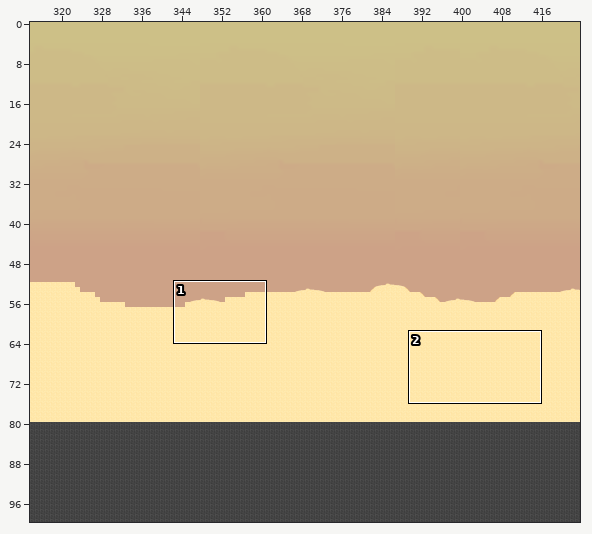
Two versions of a level (Tiled map (JSON), 2026_ID_Floioide/data/maps/map.tmj). Above, an overview of the earlier version with the close-up marked.
Close-up. Before the edit:
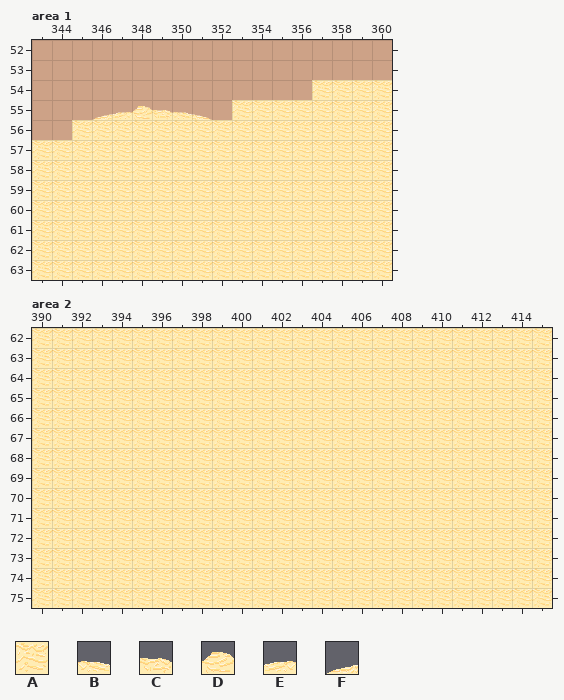
Cells are 32x32 px. Shown: area 1 x 343..360, y 52..63; area 2 x 390..415, y 62..75. The commit also changed other parts of the map, which this record leaves out.
Key: from "tile": A 760, B 764, C 765, D 766, E 954, F 957.
_ is an empty cell, # one hidden under a higher layer.
Layers that did not change in this view are not listed.
Layer "front" before, area 1, first column x 343:
52 ________
53 ________
54 ________
55 ___FEDCB
56 __AAAAAA
57 AAAAAAAA
58 AAAAAAAA
59 AAAAAAAA
60 AAAAAAAA
61 AAAAAAAA
62 AAAAAAAA
63 AAAAAAAA
Layer "front" before, area 2, first column x 390:
62 AAAAAAAAAAAAAAAAAAAAAAAAAA
63 AAAAAAAAAAAAAAAAAAAAAAAAAA
64 AAAAAAAAAAAAAAAAAAAAAAAAAA
65 AAAAAAAAAAAAAAAAAAAAAAAAAA
66 AAAAAAAAAAAAAAAAAAAAAAAAAA
67 AAAAAAAAAAAAAAAAAAAAAAAAAA
68 AAAAAAAAAAAAAAAAAAAAAAAAAA
69 AAAAAAAAAAAAAAAAAAAAAAAAAA
70 AAAAAAAAAAAAAAAAAAAAAAAAAA
71 AAAAAAAAAAAAAAAAAAAAAAAAAA
72 AAAAAAAAAAAAAAAAAAAAAAAAAA
73 AAAAAAAAAAAAAAAAAAAAAAAAAA
74 AAAAAAAAAAAAAAAAAAAAAAAAAA
75 AAAAAAAAAAAAAAAAAAAAAAAAAA
And afterwards:
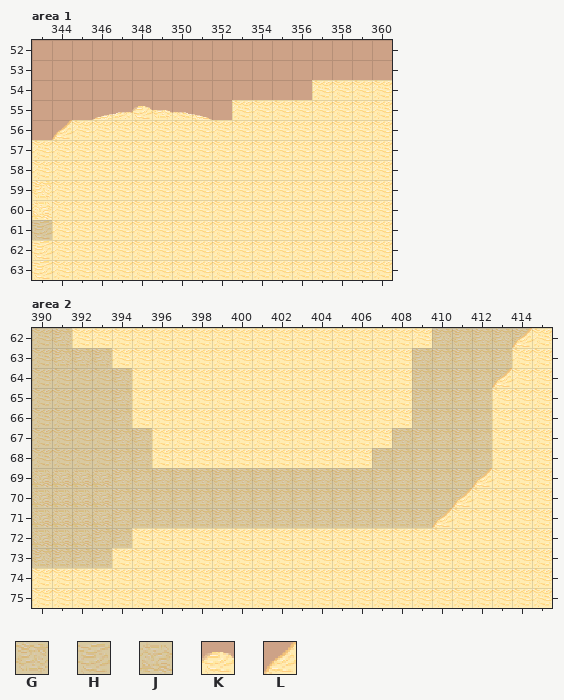
Further tiles: from "tile": G 761, H 762, J 951, K 956, L 1337.
See-through tiles are keyed as they look on the map.
The edit:
{"where": "layer \"back-ground\", area 1"}
{"y":61,"x":343,"old":"#","new":"H"}
{"where": "layer \"hit-box\", area 1"}
{"y":55,"x":348,"old":"_","new":"K"}
{"y":56,"x":344,"old":"_","new":"L"}
{"y":61,"x":343,"old":"#","new":"_"}
{"where": "layer \"front\", area 1"}
{"y":56,"x":344,"old":"_","new":"L"}
{"y":59,"x":343,"old":"A","new":"G"}
{"y":60,"x":343,"old":"A","new":"J"}
{"y":61,"x":343,"old":"A","new":"_"}
{"y":62,"x":343,"old":"A","new":"H"}
{"y":63,"x":343,"old":"A","new":"H"}
{"where": "layer \"back-ground\", area 2"}
{"y":62,"x":390,"old":"##","new":"AG"}
{"y":62,"x":410,"old":"#####","new":"GGGGG"}
{"y":63,"x":390,"old":"####","new":"AGGG"}
{"y":63,"x":409,"old":"#####","new":"GGGGG"}
{"y":64,"x":390,"old":"#####","new":"AAAAG"}
{"y":64,"x":409,"old":"#####","new":"GGGGG"}
{"y":65,"x":390,"old":"#####","new":"AAAAG"}
{"y":65,"x":409,"old":"####","new":"GGGG"}
{"y":66,"x":390,"old":"#####","new":"AAAAG"}
{"y":66,"x":409,"old":"####","new":"GGGG"}
{"y":67,"x":390,"old":"######","new":"AAAAGG"}
{"y":67,"x":408,"old":"#####","new":"GGGGG"}
{"y":68,"x":390,"old":"######","new":"AAAAGG"}
{"y":68,"x":407,"old":"######","new":"GGGGGG"}
{"y":69,"x":390,"old":"_______________________","new":"JJJJGGGGGGGGGGGGGGGGGGG"}
{"y":70,"x":390,"old":"______________________","new":"JJJJGGGGGGGGGGGGGGGGGG"}
{"y":71,"x":390,"old":"_____________________","new":"JJJJGGGGGGGGGGGGGGGGG"}
{"y":72,"x":390,"old":"_____","new":"JJJGG"}
{"y":73,"x":390,"old":"____","new":"GGGG"}
{"where": "layer \"hit-box\", area 2"}
{"y":62,"x":390,"old":"##","new":"__"}
{"y":62,"x":410,"old":"#####","new":"____L"}
{"y":63,"x":390,"old":"####","new":"____"}
{"y":63,"x":409,"old":"#####","new":"_____"}
{"y":64,"x":390,"old":"#####","new":"_____"}
{"y":64,"x":409,"old":"#####","new":"____L"}
{"y":65,"x":390,"old":"#####","new":"_____"}
{"y":65,"x":409,"old":"####","new":"____"}
{"y":66,"x":390,"old":"#####","new":"_____"}
{"y":66,"x":409,"old":"####","new":"____"}
{"y":67,"x":390,"old":"######","new":"______"}
{"y":67,"x":408,"old":"#####","new":"_____"}
{"y":68,"x":390,"old":"######","new":"______"}
{"y":68,"x":407,"old":"######","new":"______"}
{"y":69,"x":390,"old":"#######################","new":"______________________L"}
{"y":70,"x":390,"old":"######################","new":"_____________________L"}
{"y":71,"x":390,"old":"#####################","new":"____________________L"}
{"y":72,"x":390,"old":"#####","new":"_____"}
{"y":73,"x":390,"old":"####","new":"____"}
{"where": "layer \"front\", area 2"}
{"y":62,"x":390,"old":"AA","new":"__"}
{"y":62,"x":410,"old":"AAAAA","new":"____L"}
{"y":63,"x":390,"old":"AAAA","new":"____"}
{"y":63,"x":409,"old":"AAAAA","new":"_____"}
{"y":64,"x":390,"old":"AAAAA","new":"_____"}
{"y":64,"x":409,"old":"AAAAA","new":"____L"}
{"y":65,"x":390,"old":"AAAAA","new":"_____"}
{"y":65,"x":409,"old":"AAAA","new":"____"}
{"y":66,"x":390,"old":"AAAAA","new":"_____"}
{"y":66,"x":409,"old":"AAAA","new":"____"}
{"y":67,"x":390,"old":"AAAAAA","new":"______"}
{"y":67,"x":408,"old":"AAAAA","new":"_____"}
{"y":68,"x":390,"old":"AAAAAA","new":"______"}
{"y":68,"x":407,"old":"AAAAAA","new":"______"}
{"y":69,"x":390,"old":"AAAAAAAAAAAAAAAAAAAAAAA","new":"______________________L"}
{"y":70,"x":390,"old":"AAAAAAAAAAAAAAAAAAAAAA","new":"_____________________L"}
{"y":71,"x":390,"old":"AAAAAAAAAAAAAAAAAAAAA","new":"____________________L"}
{"y":72,"x":390,"old":"AAAAA","new":"_____"}
{"y":73,"x":390,"old":"AAAA","new":"____"}
{"label":"added","picture_box":[132,106,146,112]}
{"label":"added","picture_box":[52,120,72,140]}
{"label":"changed","picture_box":[32,180,52,280]}
{"label":"changed","picture_box":[32,328,532,568]}
